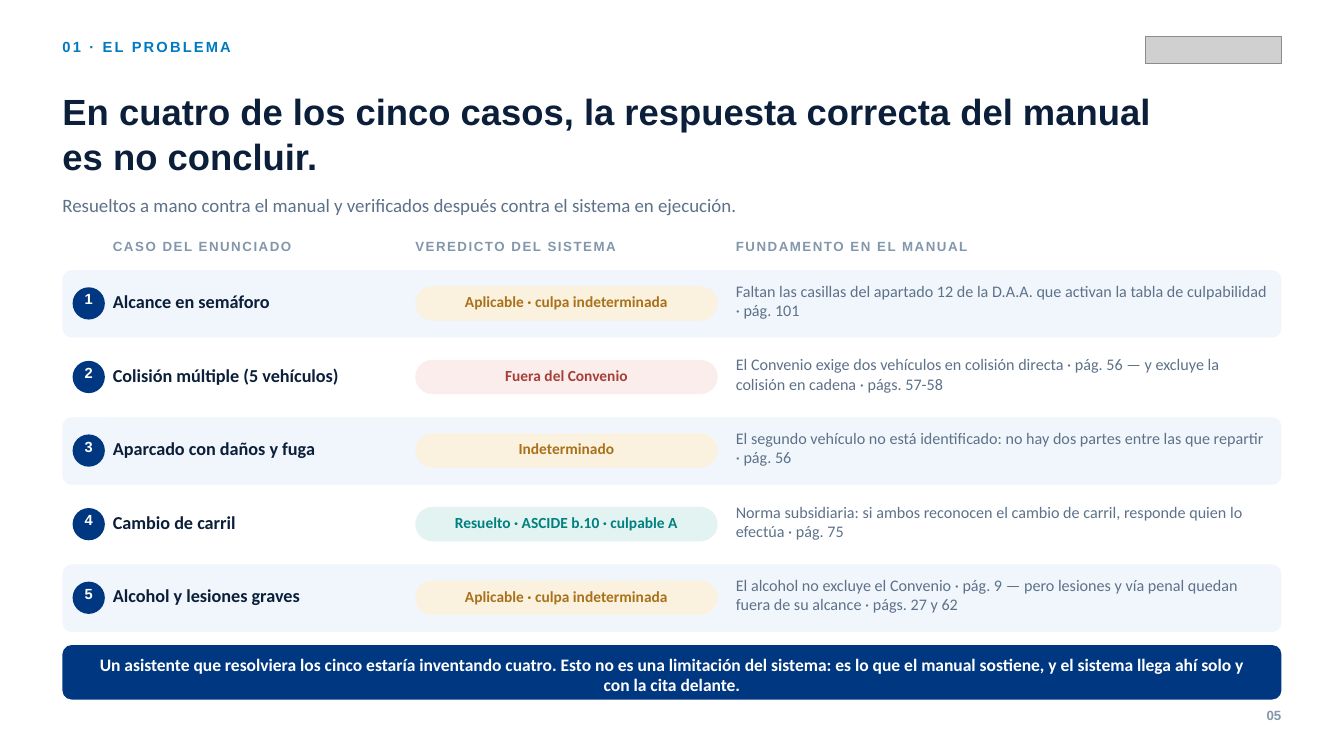
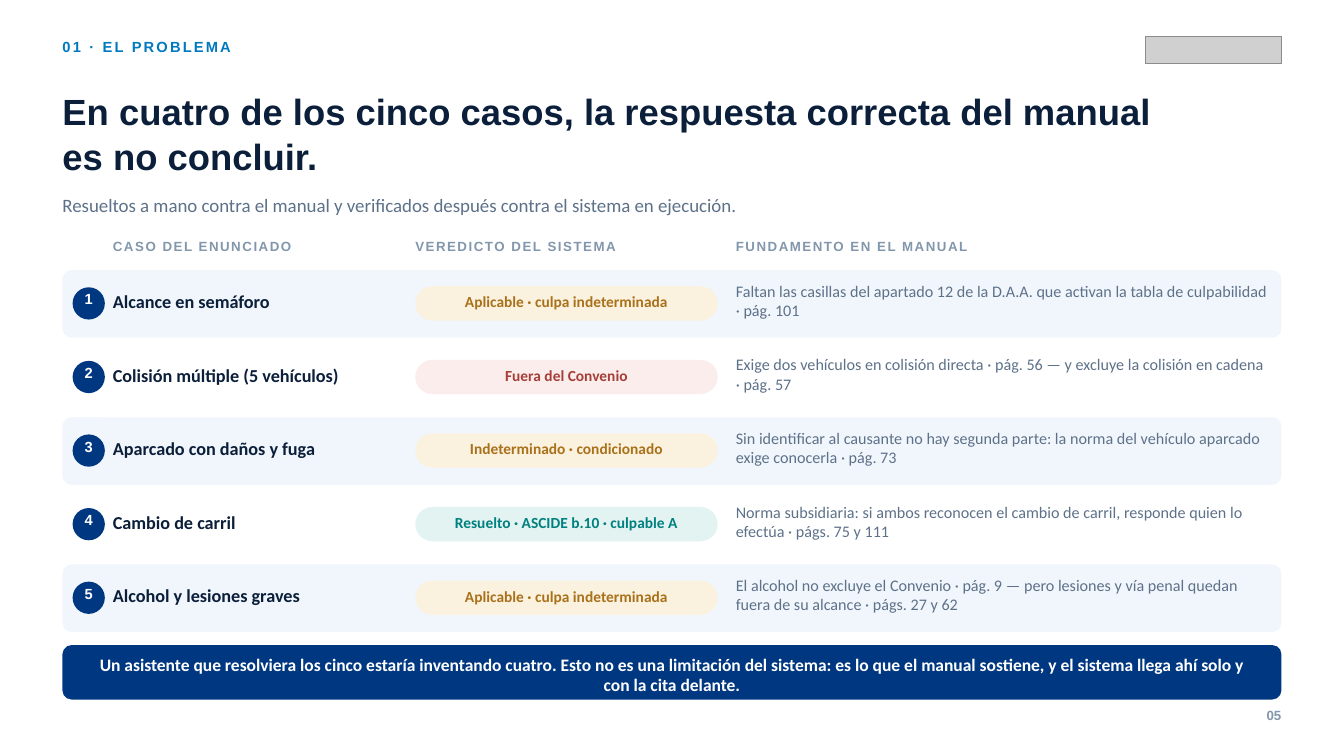
Before and after one commit to olixva/cicos-intelligence, a slide deck: slide 5 of docs/entrega/presentacion.pptx. Drawn at 1344x756 pixels with LibreOffice and Linux fonts; fonts in the diff are those of the drawing; grey boxes stand for pictures. Boxes give left, top, right and bottom in pixels: in the first picture for what was removed or moved away, otherwise in the second. Text is boxed around its words. In the diff, an @@ line names an element or a change of style, - is before the commit and + after.

```diff
--- a/docs/entrega/presentacion.pptx
+++ b/docs/entrega/presentacion.pptx
@@ text at bbox=[736, 359, 1263, 393]: text changed @@
-El Convenio exige dos vehículos en colisión directa · pág. 56 — y excluye la colisión en cadena · págs. 57-58
+Exige dos vehículos en colisión directa · pág. 56 — y excluye la colisión en cadena · pág. 57
@@ text at bbox=[470, 443, 663, 454]: text changed @@
-Indeterminado
+Indeterminado · condicionado
@@ text at bbox=[736, 433, 1260, 466]: text changed @@
-El segundo vehículo no está identificado: no hay dos partes entre las que repartir · pág. 56
+Sin identificar al causante no hay segunda parte: la norma del vehículo aparcado exige conocerla · pág. 73
@@ text at bbox=[736, 507, 1242, 540]: text changed @@
-Norma subsidiaria: si ambos reconocen el cambio de carril, responde quien lo efectúa · pág. 75
+Norma subsidiaria: si ambos reconocen el cambio de carril, responde quien lo efectúa · págs. 75 y 111
```
Also in this commit, not shown: 6 other slides changed, 23 other files.
